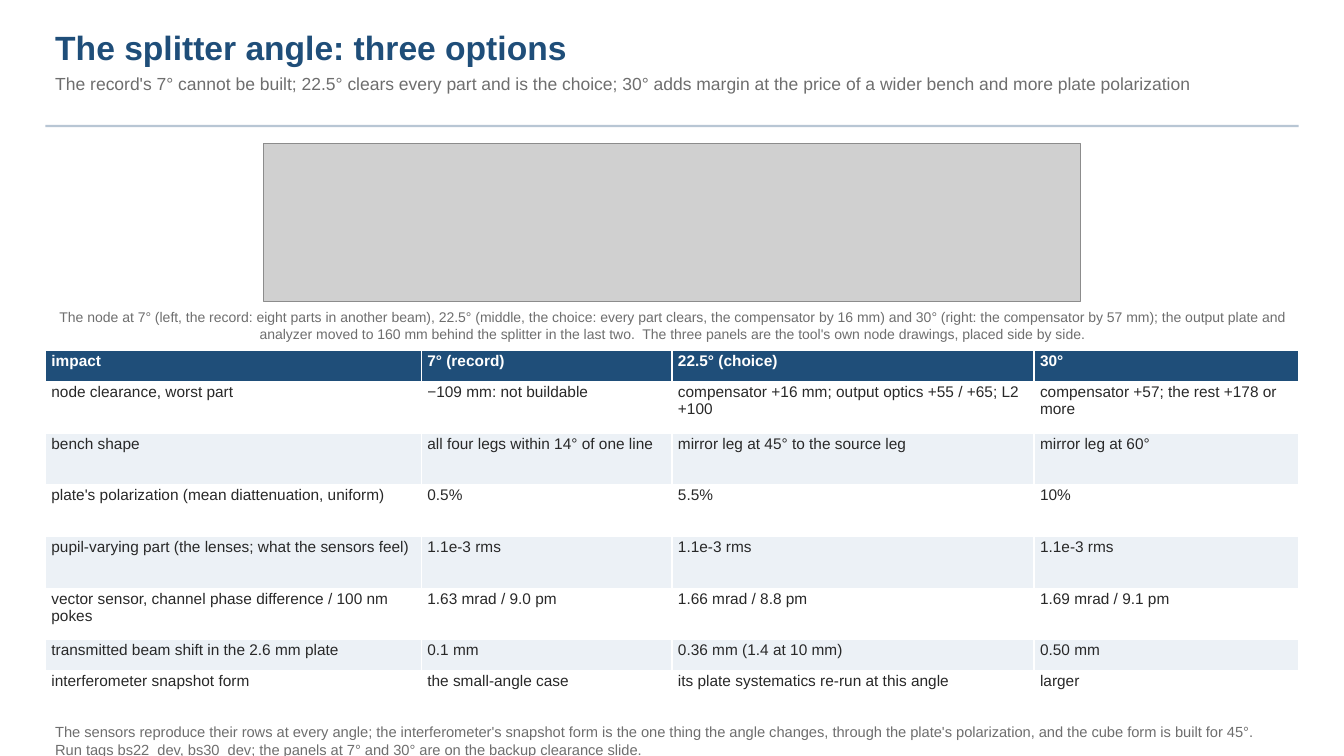
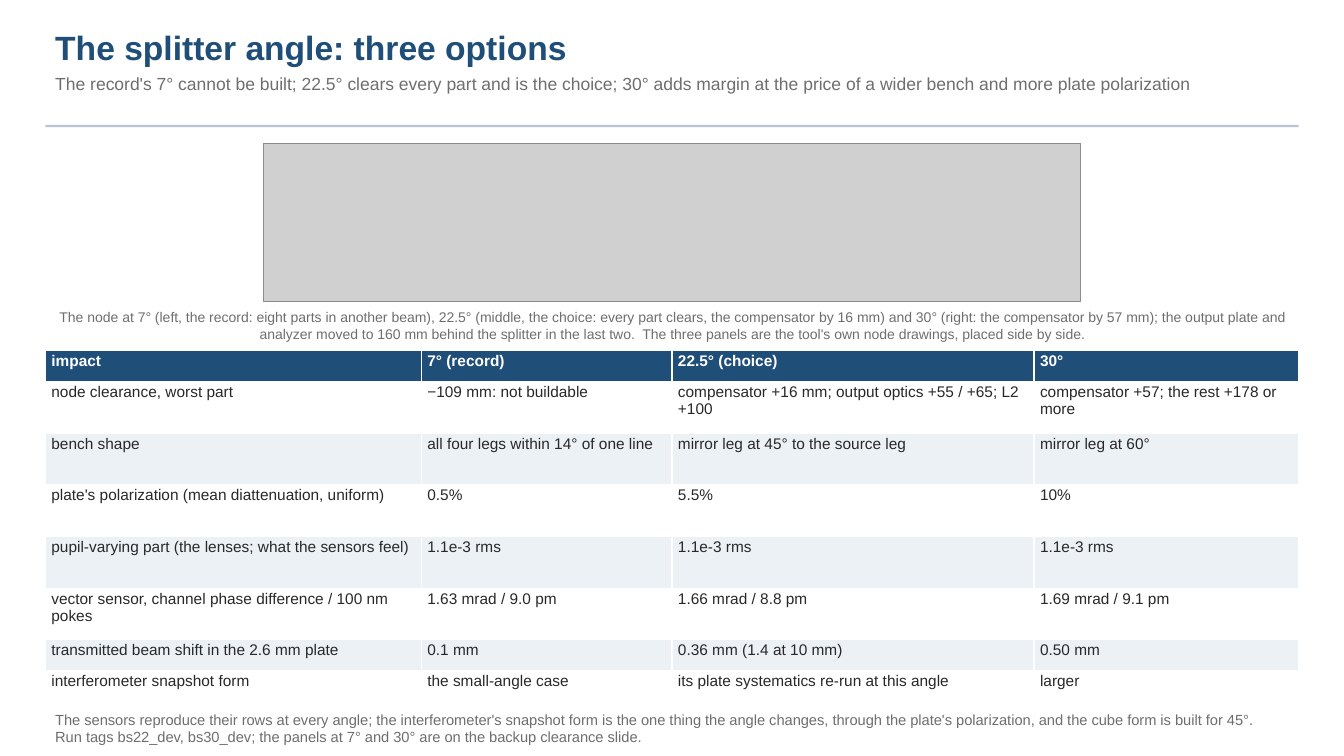
Before and after one commit to nasa-jpl/macos, a slide deck: slide 5 of demo_session/deck_gauges_baseline.pptx. Drawn at 1344x756 pixels with LibreOffice and Linux fonts; fonts in the diff are those of the drawing; grey boxes stand for pictures. Boxes give left, top, right and bottom in pixels: in the first picture for what was removed or moved away, otherwise in the second. Text is boxed around its words. In the diff, an @@ line names an element or a change of style, - is before the commit and + after.

```diff
--- a/demo_session/deck_gauges_baseline.pptx
+++ b/demo_session/deck_gauges_baseline.pptx
@@ text "The sensors reproduce their rows ...": place and size @@
-text "The sensors reproduce their rows ..." at (55, 726, 1253, 756)
+text "The sensors reproduce their rows ..." at (55, 714, 1253, 745)
```
Also in this commit, not shown: 6 other slides changed, 3 other files.
